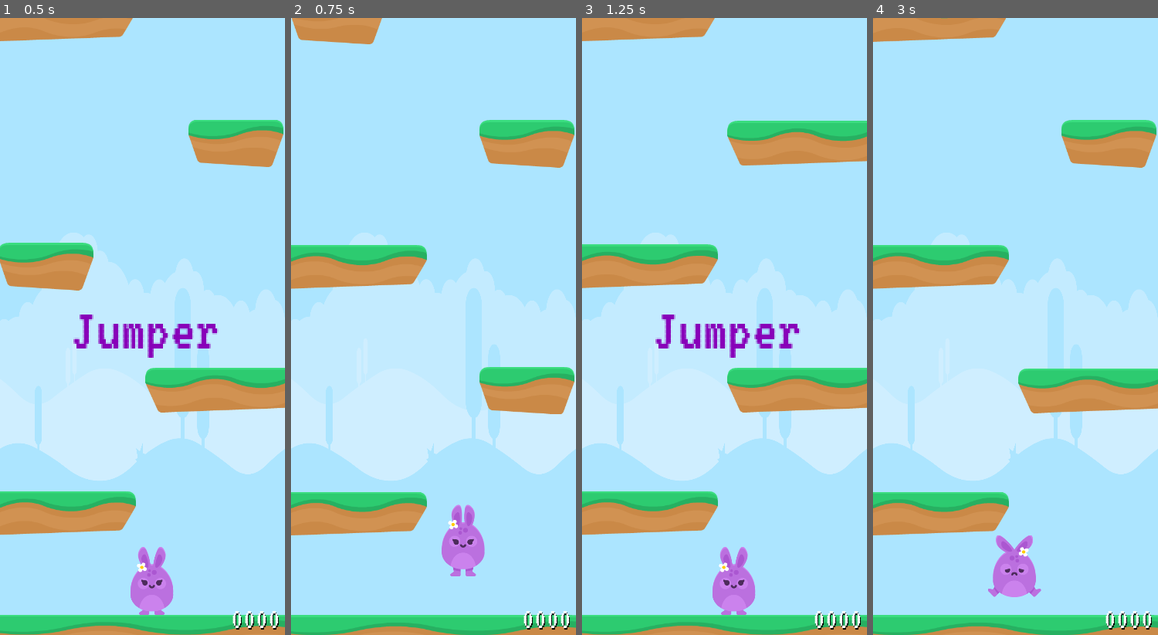
Above: before the commit, frames 1-4 (left to right).
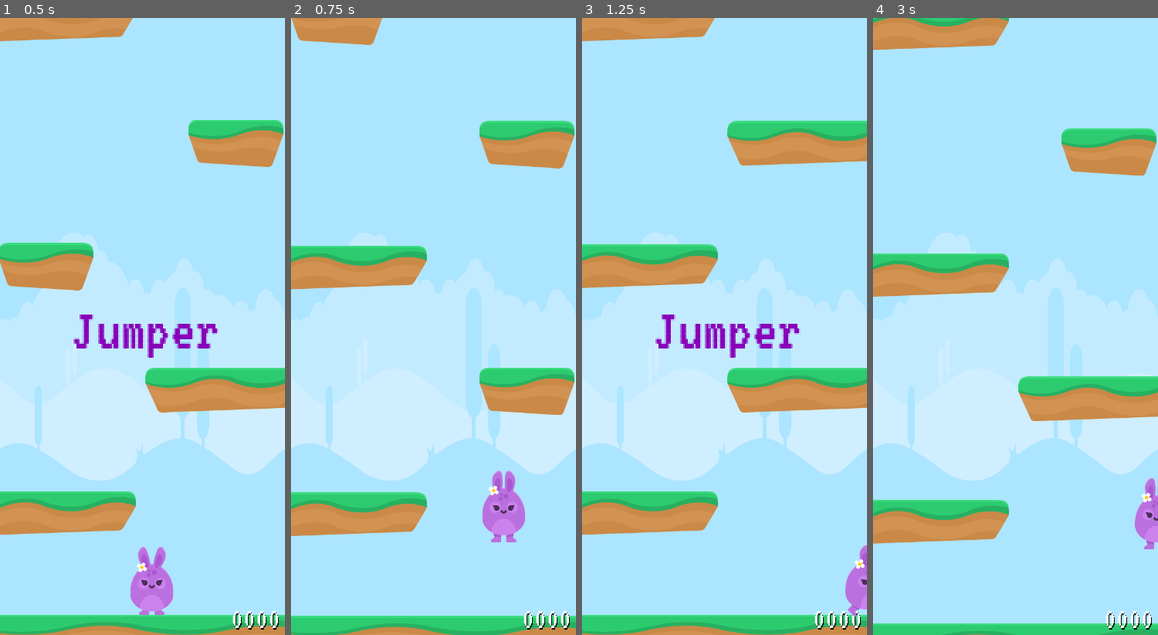
Above: after the commit, the same moments.

Repository: cacilhas/jumper
Game: Godot game, scene res://Main.tscn
Same seed, same stepped clock (60 frames per second), same inputs: the game is played once before the commit and once after it.
Inputs (mouse positions are in pixels of both pictures, inside the frame that each line leads up to):
- Up to frame 1 (0.5 s): no input
- Up to frame 2 (0.75 s): tap Enter (ui_accept) at 0.5 s; move the mouse to (496, 295) at 0.52 s; hold Right (ui_right) from 0.53 s (still down); tap Space (ui_select) at 0.6 s; click (496, 295) at 0.67 s
- Up to frame 3 (1.25 s): keep holding Right (ui_right); tap Enter (ui_accept) at 0.77 s
- Up to frame 4 (3 s): move the mouse to (958, 357) at 1.27 s; release Right (ui_right) at 1.28 s; hold Left (ui_left) 1.28-2.03 s; tap Space (ui_select) at 1.35, 2.1, 2.85 s; tap Enter (ui_accept) at 1.52 s; move the mouse to (1044, 190) at 2.02 s; hold Right (ui_right) from 2.03 s (still down); move the mouse to (1001, 449) at 2.77 s; click (1001, 449) at 2.92 s

Frame 1 is identical in both runs. In frame 2, 3.6% of the frame differs, in the area x 0-100%, y 0-100%; in frame 3, 1.8%; in frame 4, 13%.

Commit message:
add keyboard support

Diff:
--- a/Player.gd
+++ b/Player.gd
@@ -3,9 +3,11 @@
 signal start()
 signal dead()
 
-var gravity := 3000.0
+const slide := 8
+const gravity := 3000.0
+const speed := 640
+
 var jump_force := 1400.0
-var speed := 640
 
 onready var sprite := $Sprite
 onready var jump_audio := $JumpAudio
@@ -19,12 +21,24 @@
 
 func _input(event: InputEvent) -> void:
 	if event is InputEventScreenTouch:
-		target = event.position.x
-		if abs(target - position.x) < 5:
-			target = position.x
+		_process_screen_touch(event)
 
-		if position.y - event.position.y > 64:
-			_jump()
+
+func _keyboard() -> void:
+	if Input.is_action_pressed("ui_left"):
+		target = position.x - slide
+	if Input.is_action_pressed("ui_right"):
+		target += position.x + slide
+	if Input.is_action_just_pressed("ui_select"):
+		_jump()
+
+
+func _process_screen_touch(event: InputEventScreenTouch) -> void:
+	target = event.position.x
+	if abs(target - position.x) < 5:
+		target = position.x
+	if position.y - event.position.y > 64:
+		_jump()
 
 
 func _jump():
@@ -40,6 +54,7 @@
 
 
 func _process(delta: float) -> void:
+	_keyboard()
 	var dx := target - position.x
 	if -5 < dx and dx < 5:
 		dx = 0
